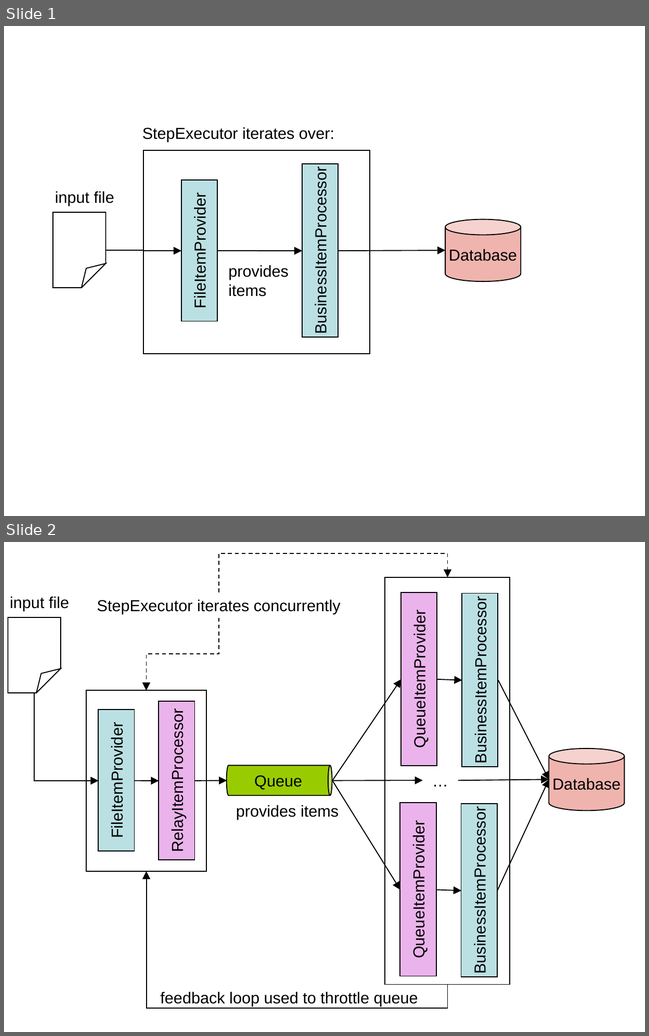
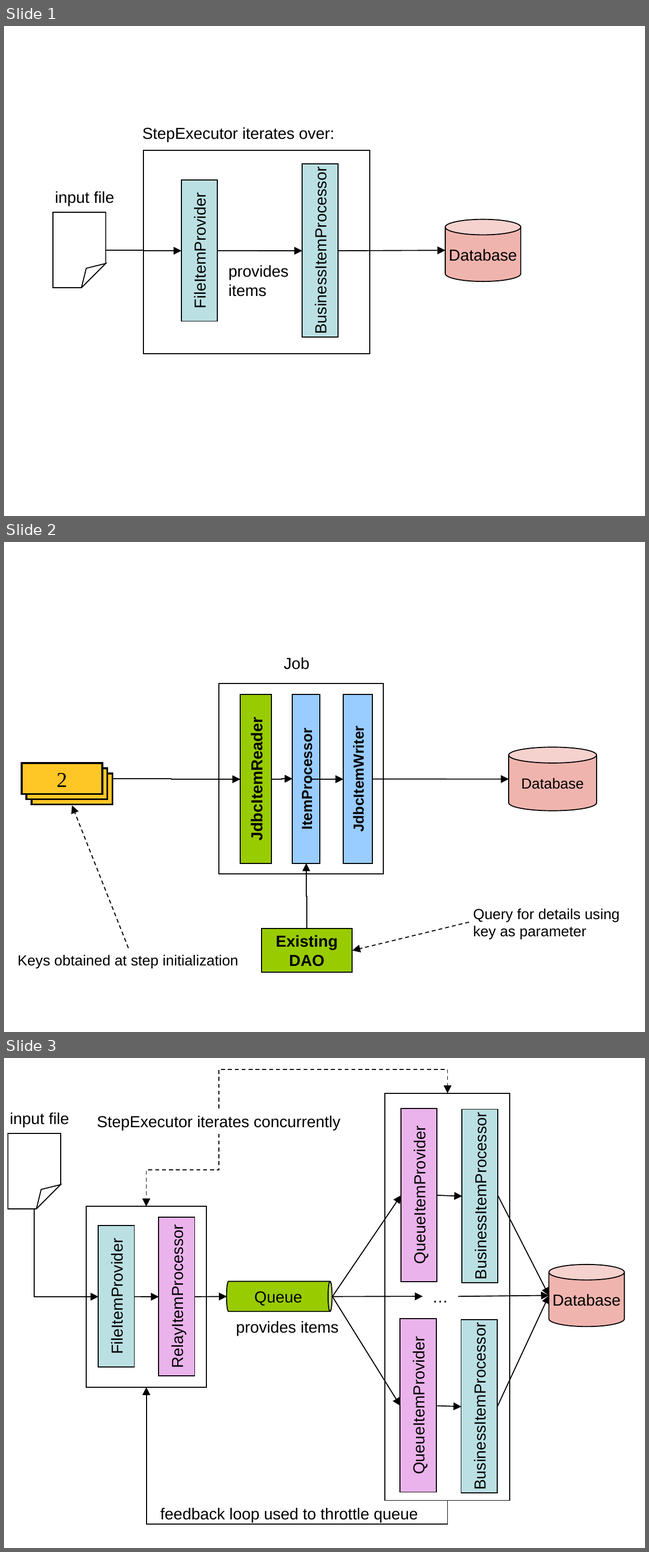
Before and after one commit to spring-projects/spring-batch, a slide deck: docs/models/Figures.ppt. Shown one above the other, each under a label of ours: slides 1 and 2 before the commit, slides 1, 2 and 3 after it. The pictures are 649x1036 and 649x1552 pixels, drawn with LibreOffice and Linux fonts; fonts in the diff are those of the drawing. Boxes give left, top, right and bottom in pixels: in the first picture for what was removed or moved away, otherwise in the second. Text is boxed around its words. In the diff, an @@ line names an element or a change of style, - is before the commit and + after.

Commit message:
BATCH-943: update driving query job figure

```diff
--- a/docs/models/Figures.ppt
+++ b/docs/models/Figures.ppt
@@ slide 2 added at (4, 542, 645, 1032), background #FFFFFF @@
@@ text added at (284, 657, 309, 669), 12 pt, text #000000 @@
+Job
@@ rectangle added at (219, 684, 383, 874), fill #FFFFFF, outline #000000 0.74 pt @@
@@ rectangle added at (241, 694, 272, 864), fill #99CC00, outline #000000 0.74 pt, 12 pt, text #000000, bold @@
+JdbcItemReader
@@ rectangle added at (292, 695, 320, 863), fill #99CCFF, outline #000000 0.74 pt, 11 pt, text #000000, bold @@
+ItemProcessor
@@ rectangle added at (343, 695, 372, 863), fill #99CCFF, outline #000000 0.74 pt, 11 pt, text #000000, bold @@
+JdbcItemWriter
@@ cylinder added at (508, 747, 597, 810), fill #F0B4AE, outline #000000 0.74 pt, 11 pt, text #000000 @@
+Database
@@ rectangle added at (21, 763, 102, 794), fill #FFC726, outline #000000 1.45 pt, 16 pt, text #000000 @@
+2
@@ rectangle added at (27, 768, 107, 799), fill #FFC726, outline #000000 1.45 pt, 16 pt, text #000000 @@
+2
@@ rectangle added at (32, 774, 112, 805), fill #FFC726, outline #000000 1.45 pt, 16 pt, text #000000 @@
+2
@@ elbow arrow added from (104, 779) to (241, 780), #000000 0.74 pt @@
@@ arrow added from (271, 780) to (272, 780), #000000 0.74 pt @@
@@ elbow arrow added from (271, 780) to (292, 779), #000000 0.74 pt @@
@@ elbow arrow added from (343, 779) to (343, 780), #000000 0.74 pt @@
@@ arrow added from (373, 780) to (508, 780), #000000 0.74 pt @@
@@ arrow added from (128, 948) to (72, 805), #000000 0.74 pt dashed @@
@@ elbow arrow added from (307, 929) to (307, 863), #000000 0.74 pt @@
@@ text added at (473, 908, 619, 939), 11 pt, text #000000 @@
+Query for details using
+key as parameter
@@ rectangle added at (261, 929, 352, 972), fill #99CC00, outline #000000 0.74 pt, 12 pt, text #000000, bold @@
+Existing
+DAO
@@ arrow added from (468, 922) to (352, 951), #000000 0.74 pt dashed @@
@@ text added at (18, 954, 239, 968), 11 pt, text #000000 @@
+Keys obtained at step initialization
@@ what was slide 2 is now slide 3 @@
```
Also in this commit, not shown: 3 other files.
